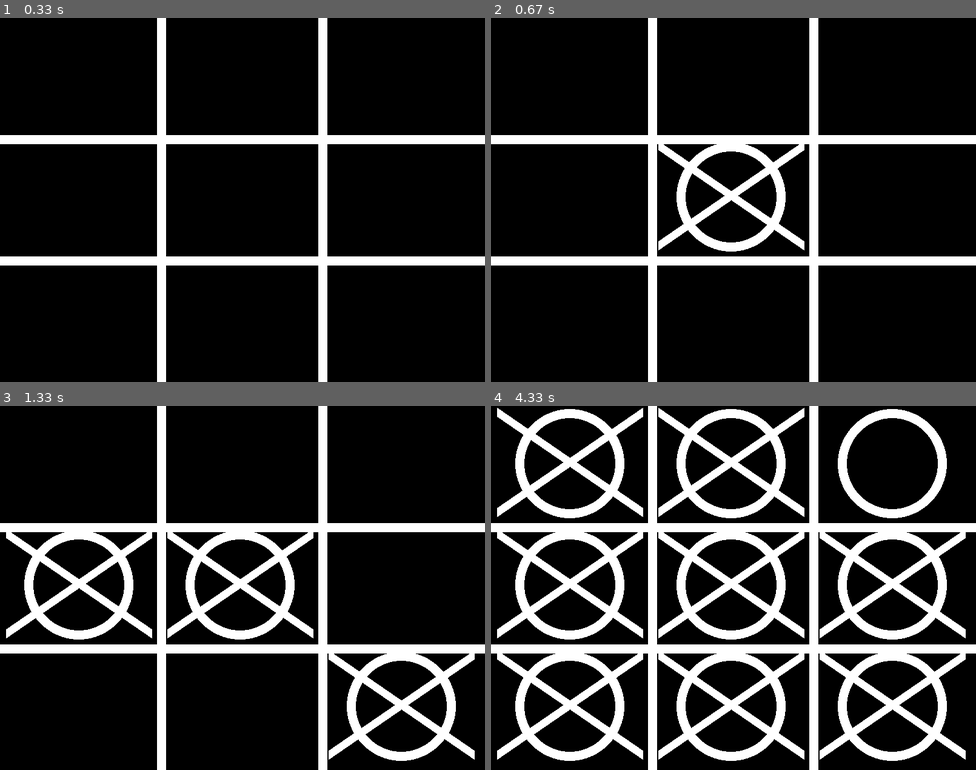
Above: before the commit, frames 1-4 (two rows, left to right).
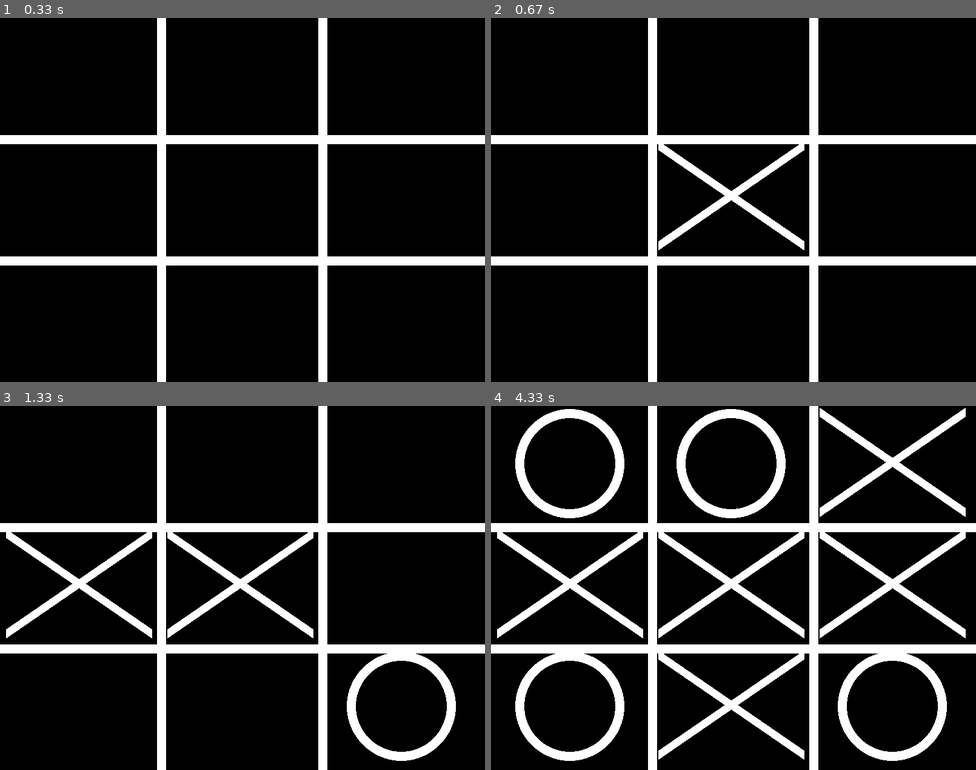
Above: after the commit, the same moments.

Repository: giannisvrn/pygame-tic-tac-toe
Game: pygame game, started from main.py
The game is run twice, just before and just after one commit, with the same random seed, the same clock (stepped at 60 frames per second) and the same inputs.
Inputs (mouse positions are in pixels of both pictures, inside the frame that each line leads up to):
- Up to frame 1 (0.33 s): no input
- Up to frame 2 (0.67 s): press the mouse at (733, 221) at 0.37 s; move the mouse to (675, 214) at 0.47 s; release the mouse at (617, 203) at 0.6 s
- Up to frame 3 (1.33 s): press the mouse at (242, 609) at 0.7 s; move the mouse to (329, 664) at 0.8 s; release the mouse at (421, 715) at 0.93 s; press the mouse at (242, 609) at 1.1 s; move the mouse to (155, 595) at 1.2 s; move the mouse to (67, 577) at 1.3 s
- Up to frame 4 (4.33 s): release the mouse at (558, 577) at 1.33 s; click (718, 526) at 1.6 s; press the mouse at (718, 526) at 1.9 s; move the mouse to (791, 540) at 2 s; release the mouse at (859, 555) at 2.13 s; move the mouse to (549, 507) at 2.27 s; click (549, 507) at 2.4 s; click (835, 522) at 2.83 s; click (617, 653) at 3.3 s; move the mouse to (660, 693) at 3.57 s; click (660, 693) at 3.7 s; move the mouse to (835, 540) at 3.97 s; click (835, 540) at 4.1 s

Frame 1 is identical in both runs. In frame 2, 1.4% of the frame differs, in the area x 38-61%, y 34-65%; in frame 3, 4.2%; in frame 4, 14%, in the area x 1-98%, y 0-98%.

Commit message:
updates: only one play in every box, function to check if someone won

Diff:
--- a/main.py
+++ b/main.py
@@ -1,3 +1,4 @@
+from textwrap import fill
 import pygame
 
 pygame.init()
@@ -31,46 +32,107 @@
     else:
         draw_o(x,y)
 
+def check_win(box_filled):
+    if box_filled[0] == box_filled[1] and box_filled[1] == box_filled[2] and box_filled[0] != 0:
+        print("W1")
+    elif box_filled[0] == box_filled[3] and box_filled[3] == box_filled[6] and box_filled[0] != 0:
+        print("W2")
+    elif box_filled[6] == box_filled[7] and box_filled[7] == box_filled[8] and box_filled[6] != 0:
+        print("W3")
+    elif box_filled[2] == box_filled[5] and box_filled[5] == box_filled[8] and box_filled[2] != 0:
+        print("W4")
+    elif box_filled[0] == box_filled[4] and box_filled[4] == box_filled[8] and box_filled[0] != 0:
+        print("W5")
+    elif box_filled[2] == box_filled[4] and box_filled[4] == box_filled[6] and box_filled[2] != 0:
+        print("W6")
+    elif box_filled[1] == box_filled[4] and box_filled[4] == box_filled[7] and box_filled[1] != 0:
+        print("W7")
+    elif box_filled[3] == box_filled[4] and box_filled[4] == box_filled[5] and box_filled[3] != 0:
+        print("W8")
+
 filled = 0
 player = 1
+box_filled = [0,0,0,0,0,0,0,0,0]
+
 while True:
     left,middle,right = pygame.mouse.get_pressed()
 
     if left:
         pos = pygame.mouse.get_pos()
         x,y = pos
+
+        filling = 1
+
         if x <= 266:
             if y <= 200:
                 print("1")
-                player_draw(player,0,0)
+                if box_filled[0] != 0:
+                    filling = 0
+                else:
+                    player_draw(player,0,0)
+                    box_filled[0] = 1 + player
             elif y <= 400:
                 print("2")
-                player_draw(player,0,200)
+                if box_filled[1] != 0:
+                    filling = 0
+                else:
+                    player_draw(player,0,200)
+                    box_filled[1] = 1 + player
             else:
-                player_draw(player,0,400)
                 print("3")
+                if box_filled[2] != 0:
+                    filling = 0
+                else:
+                    player_draw(player,0,400)
+                    box_filled[2] = 1 + player
         elif x <= 532:
             if y <= 200:
                 print("4")
-                player_draw(player,266,0)
+                if box_filled[3] != 0:
+                    filling = 0
+                else:
+                    player_draw(player,266,0)
+                    box_filled[3] = 1 + player
             elif y <= 400:
                 print("5")
-                player_draw(player,266,200)
+                if box_filled[4] != 0:
+                    filling = 0
+                else:
+                    player_draw(player,266,200)
+                    box_filled[4] = 1 + player
             else:
                 print("6")
-                player_draw(player,266,400)
+                if box_filled[5] != 0:
+                    filling = 0
+                else:
+                    player_draw(player,266,400)
+                    box_filled[5] = 1 + player
         else:
             if y <= 200:
                 print("7")
-                player_draw(player,532,0)
+                if box_filled[6] != 0:
+                    filling = 0
+                else:
+                    player_draw(player,532,0)
+                    box_filled[6] = 1 + player
             elif y <= 400:
                 print("8")
-                player_draw(player,532,200)
+                if box_filled[7] != 0:
+                    filling = 0
+                else:
+                    player_draw(player,532,200)
+                    box_filled[7] = 1 + player
             else:
-                player_draw(player,532,400)
                 print("9")
-        player = 1 - player
-        filled = filled + 1
+                if box_filled[8] != 0:
+                    filling = 0
+                else:
+                    player_draw(player,532,400)
+                    box_filled[8] = 1 + player
+        if filling == 1:
+            player = 1 - player
+            filled = filled + 1
+            check_win(box_filled)
     if filled == 9:
         print("End")
 
